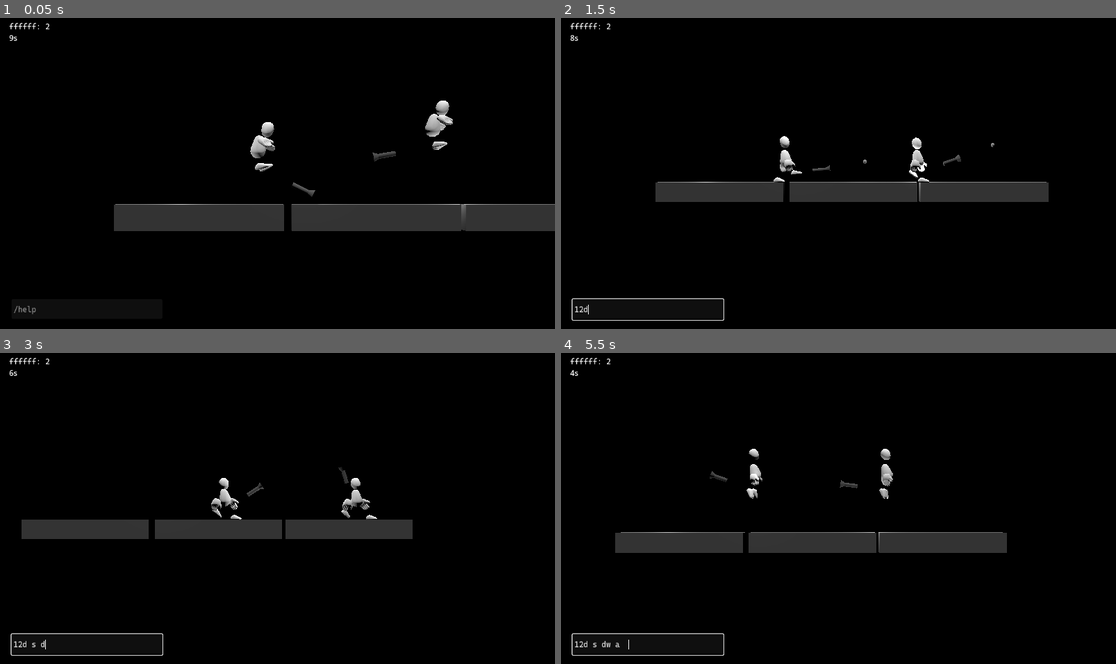
Above: before the commit, frames 1-4 (two rows, left to right).
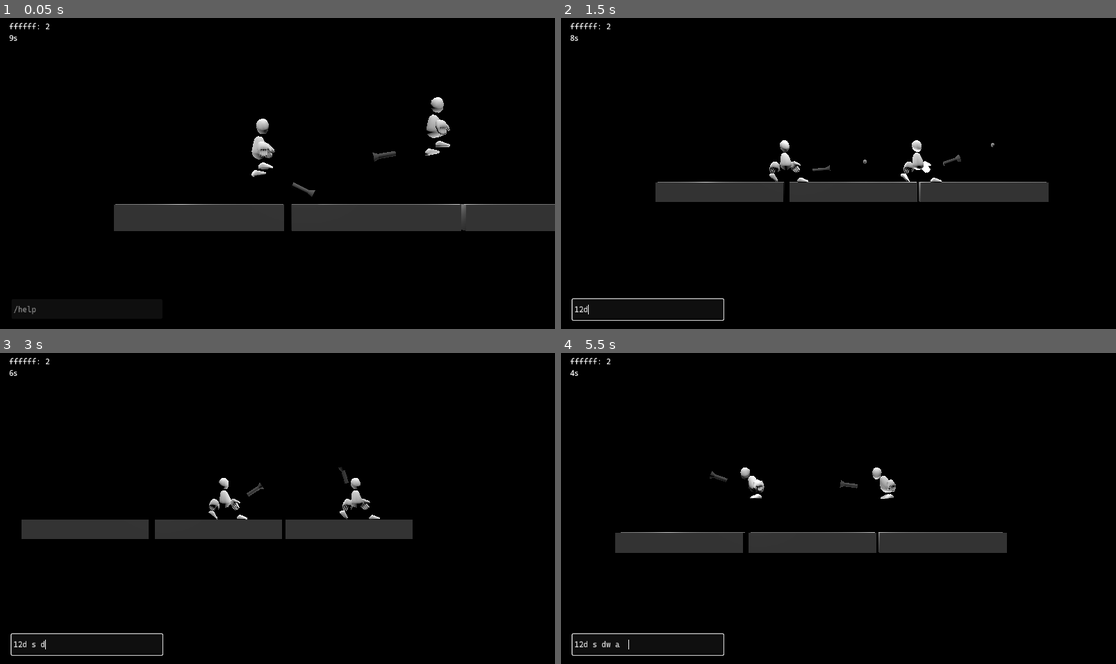
Above: after the commit, the same moments.

Repository: theowiik/project-epic-footsies-2
Game: Godot game, scene res://scenes/main.tscn
The game is run twice, just before and just after one commit, with the same random seed, the same clock (stepped at 60 frames per second) and the same inputs. The engine's default icon, where the game draws it, is replaced by a stand-in: a white triangle on a blue panel in a dark square.
Inputs (mouse positions are in pixels of both pictures, inside the frame that each line leads up to):
- Up to frame 1 (0.05 s): no input
- Up to frame 2 (1.5 s): click (649, 310) at 0.52 s; type "12" at 0.6 s; move the mouse to (960, 157) at 1.27 s; hold D from 1.28 s (still down); click (960, 157) at 1.42 s
- Up to frame 3 (3 s): tap Space at 1.52, 2.27 s; move the mouse to (166, 524) at 2.02 s; release D at 2.03 s; hold S 2.03-2.78 s; move the mouse to (333, 440) at 2.77 s; hold D from 2.78 s (still down)
- Up to frame 4 (5.5 s): move the mouse to (810, 570) at 3.52 s; release D at 3.53 s; hold W 3.53-4.28 s; click (810, 570) at 3.67 s; tap Space at 3.77, 4.52, 5.27 s; move the mouse to (1005, 555) at 4.27 s; hold A from 4.28 s (still down); move the mouse to (672, 461) at 5.02 s

The runs differ from the first frame. In frame 1, 0.8% of the frame differs, in the area x 45-82%, y 25-52%; in frame 2, 0.6%; in frame 3, 0.2%; in frame 4, 0.7%.

Commit message:
Interpolate between animations

Diff:
--- a/game/scripts/animation/animation_manager.gd
+++ b/game/scripts/animation/animation_manager.gd
@@ -3,22 +3,43 @@
 
 enum State { GROUNDED, INITIATE_JUMP, JUMP_UP, JUMP_DOWN, LANDING }
 
+const DEFAULT_BLEND: float = 0.1
+const LANDING_BLEND: float = 0.05
+
 var animation_player: AnimationPlayer
+var body: Node3D
 var current_state: State = State.GROUNDED
 var was_on_floor: bool = true
+var facing_right: bool = true
 
 
-func _init(anim_player: AnimationPlayer):
+func _init(anim_player: AnimationPlayer, body_node: Node3D):
 	animation_player = anim_player
+	body = body_node
 
 
-func update(velocity_y: float, is_on_floor: bool) -> void:
-	var new_state = _determine_state(velocity_y, is_on_floor)
+func update(velocity: Vector3, is_on_floor: bool) -> void:
+	_update_facing(velocity.x)
+
+	var new_state = _determine_state(velocity.y, is_on_floor)
 
 	if new_state != current_state:
 		_transition_to(new_state)
 
+	var is_idle = abs(velocity.x) < 0.1 and is_on_floor
+	if current_state == State.GROUNDED:
+		animation_player.speed_scale = 0.0 if is_idle else 1.0
+
 	was_on_floor = is_on_floor
+
+
+func _update_facing(velocity_x: float) -> void:
+	if velocity_x > 0.1 and not facing_right:
+		facing_right = true
+		body.scale.x = 1.0
+	elif velocity_x < -0.1 and facing_right:
+		facing_right = false
+		body.scale.x = -1.0
 
 
 func _determine_state(velocity_y: float, is_on_floor: bool) -> State:
@@ -45,15 +66,16 @@
 
 func _transition_to(new_state: State) -> void:
 	current_state = new_state
+	animation_player.speed_scale = 1.0
 
 	match new_state:
 		State.GROUNDED:
-			animation_player.play("walk")
+			animation_player.play("walk", DEFAULT_BLEND)
 		State.INITIATE_JUMP:
-			animation_player.play("initate_jump")
+			animation_player.play("initate_jump", DEFAULT_BLEND)
 		State.JUMP_UP:
-			animation_player.play("jump_up")
+			animation_player.play("jump_up", DEFAULT_BLEND)
 		State.JUMP_DOWN:
-			animation_player.play("jump_down")
+			animation_player.play("jump_down", DEFAULT_BLEND)
 		State.LANDING:
-			animation_player.play("jump_land")
+			animation_player.play("jump_land", LANDING_BLEND)
--- a/game/scripts/player.gd
+++ b/game/scripts/player.gd
@@ -24,6 +24,7 @@
 @onready var aim_pivot: Node3D = $AimPivot
 @onready var shoot_position: Node3D = $AimPivot/ShootPosition
 @onready var animation_player: AnimationPlayer = $AnimationPlayer
+@onready var body: Node3D = $Body
 
 var animation_manager: AnimationManager
 
@@ -37,7 +38,7 @@
 	base_shooter = BaseShooter.new()
 	shooter = base_shooter
 
-	animation_manager = AnimationManager.new(animation_player)
+	animation_manager = AnimationManager.new(animation_player, body)
 
 
 func _physics_process(delta):
@@ -80,7 +81,7 @@
 		external_velocity = Vector3.ZERO
 
 	move_and_slide()
-	animation_manager.update(velocity.y, is_on_floor())
+	animation_manager.update(velocity, is_on_floor())
 
 
 func apply_impulse(impulse: Vector3) -> void:
